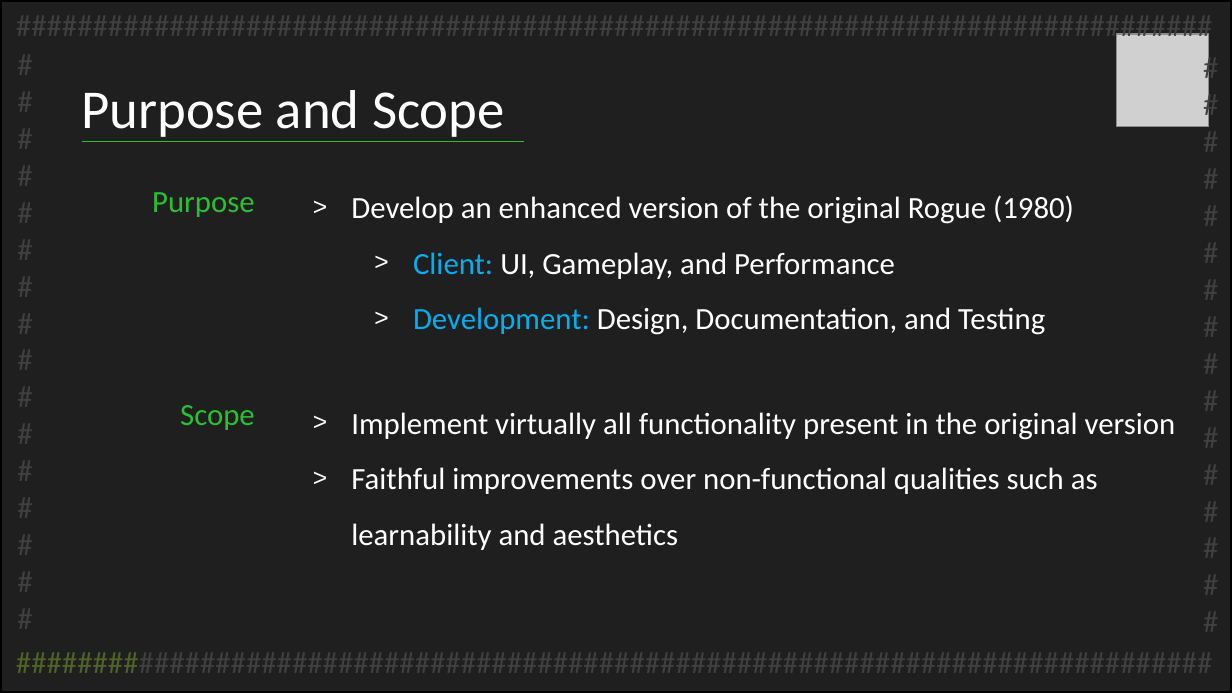
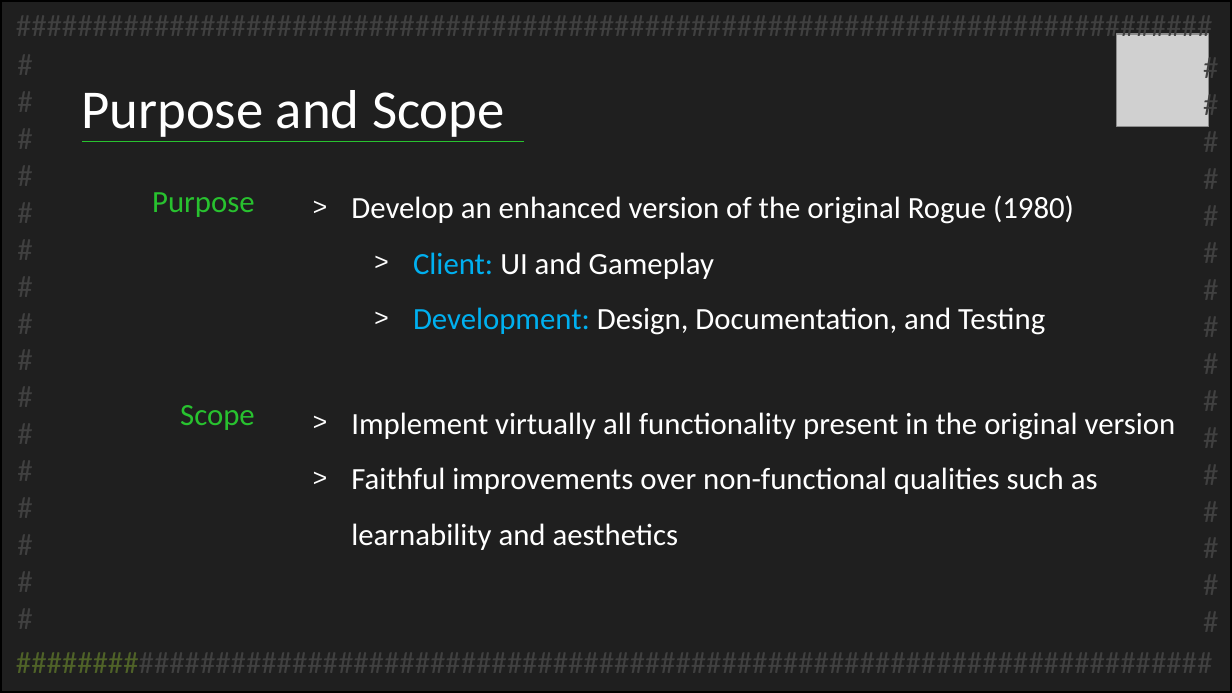
Before and after one commit to prinsij/RogueReborn, a slide deck: slide 2 of Doc/FinalPresentation/RR.pptx. Drawn at 1232x693 pixels with LibreOffice and Linux fonts; fonts in the diff are those of the drawing; grey boxes stand for pictures. Boxes give left, top, right and bottom in pixels: in the first picture for what was removed or moved away, otherwise in the second. Text is boxed around its words. In the diff, an @@ line names an element or a change of style, - is before the commit and + after.

```diff
--- a/Doc/FinalPresentation/RR.pptx
+++ b/Doc/FinalPresentation/RR.pptx
@@ text at box(413, 252, 714, 279): text changed @@
-  > Client: UI, Gameplay, and Performance
+  > Client: UI and Gameplay
```
Also in this commit, not shown: 1 other file.
